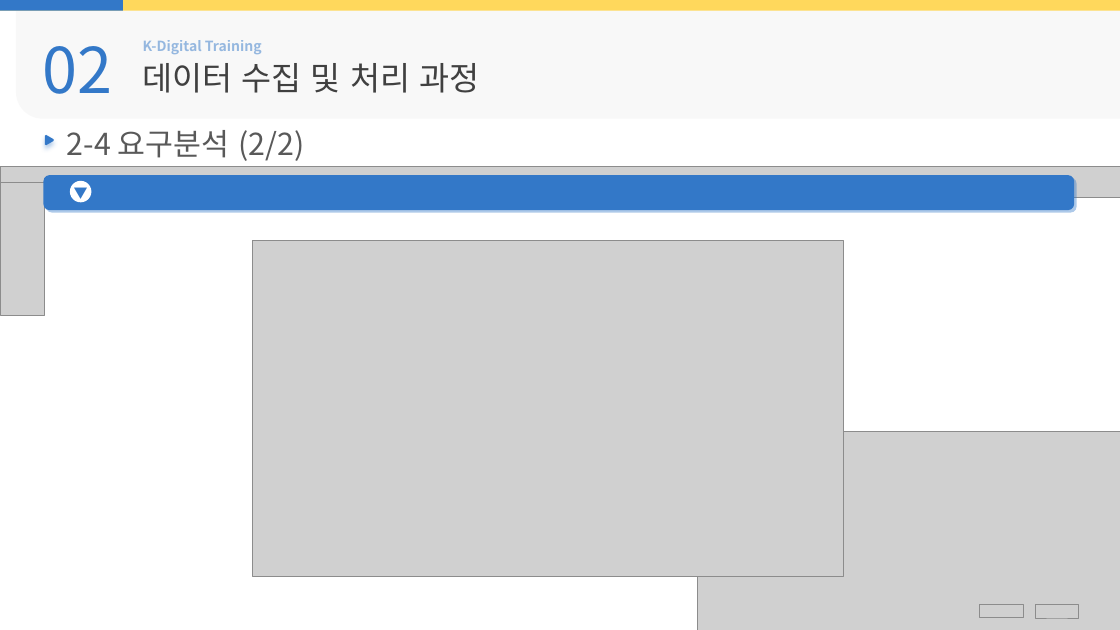
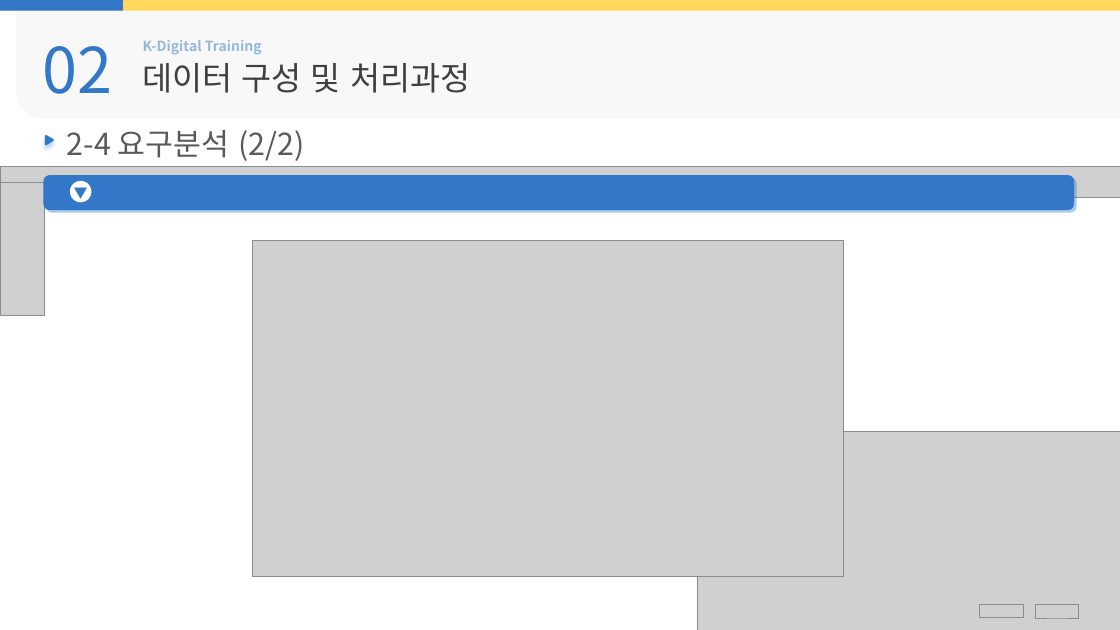
Before and after one commit to Hiddle00/project2_weather, a slide deck: slide 19 of 최종발표/05.D팀_최종발표.pptx. Drawn at 1120x630 pixels with LibreOffice and Linux fonts; fonts in the diff are those of the drawing; grey boxes stand for pictures. Boxes give left, top, right and bottom in pixels: in the first picture for what was removed or moved away, otherwise in the second. Text is boxed around its words. In the diff, an @@ line names an element or a change of style, - is before the commit and + after.

```diff
--- a/최종발표/05.D팀_최종발표.pptx
+++ b/최종발표/05.D팀_최종발표.pptx
@@ text at [143,63,470,93]: text changed @@
-데이터 수집 및 처리 과정
+데이터 구성 및 처리과정
```
Also in this commit, not shown: 12 other slides changed, 6 slides added.
